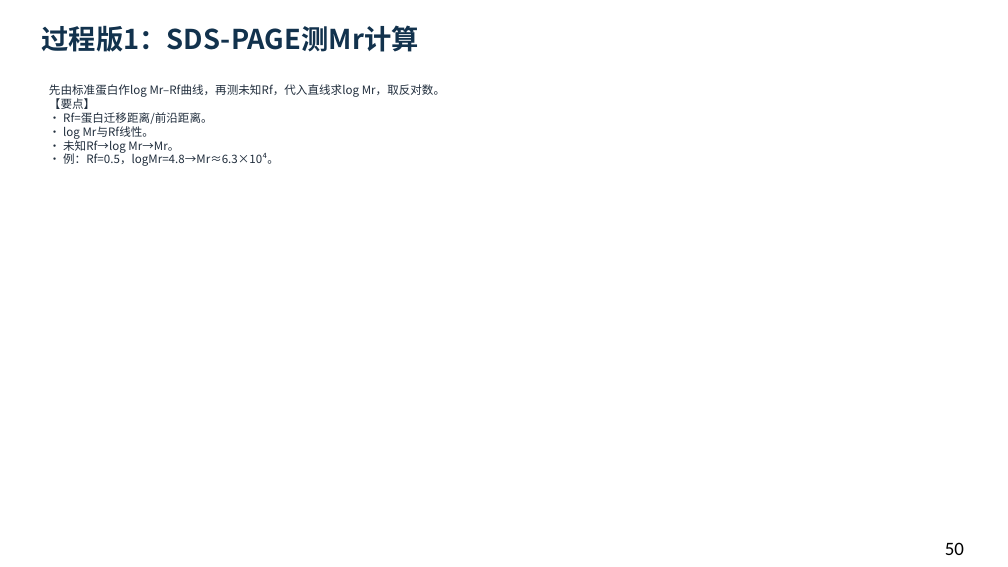
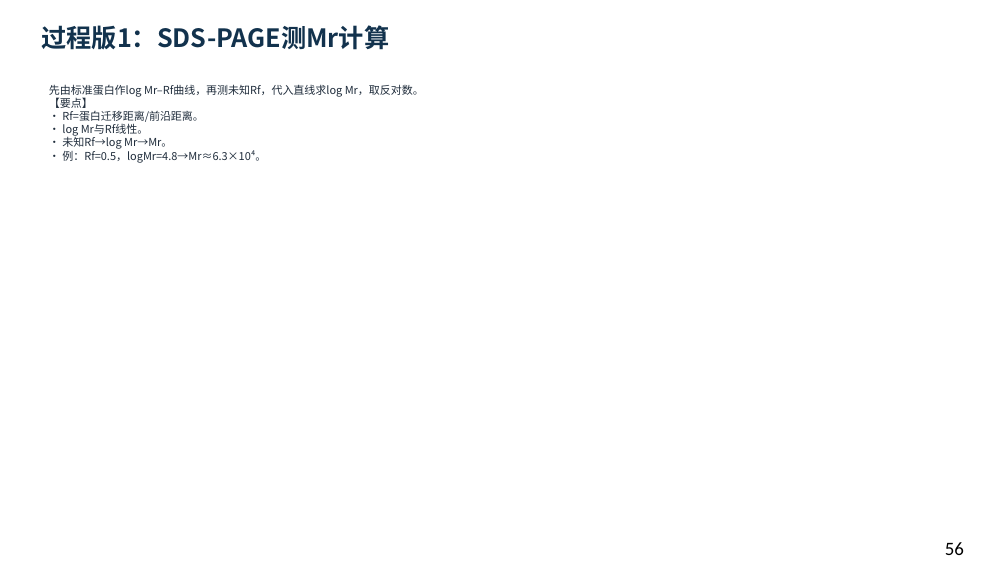
Before and after one commit to newkan-li/Biochemistry, a slide deck: slide 56 of downloads/bc05-ai-style.pptx (slide 50 before the commit). Drawn at 1008x567 pixels with LibreOffice and Linux fonts; fonts in the diff are those of the drawing. Boxes give left, top, right and bottom in pixels: in the first picture for what was removed or moved away, otherwise in the second. Text is boxed around its words. In the diff, an @@ line names an element or a change of style, - is before the commit and + after.

```diff
--- a/downloads/bc05-ai-style.pptx
+++ b/downloads/bc05-ai-style.pptx
@@ text "过程版1：SDS-PAGE测Mr计算" at (41, 25, 389, 50): size 26 to 24 pt @@
@@ text "先由标准蛋白作log Mr–Rf曲线，再测未知Rf，代入直线求log Mr，取反对数。 【要点】 • ..." at (49, 84, 424, 163): size 11 to 10.5 pt @@
@@ text at (945, 542, 964, 555): text changed @@
-50
+56
```
Also in this commit, not shown: 62 other slides changed, 22 slides added, 10 other files.
